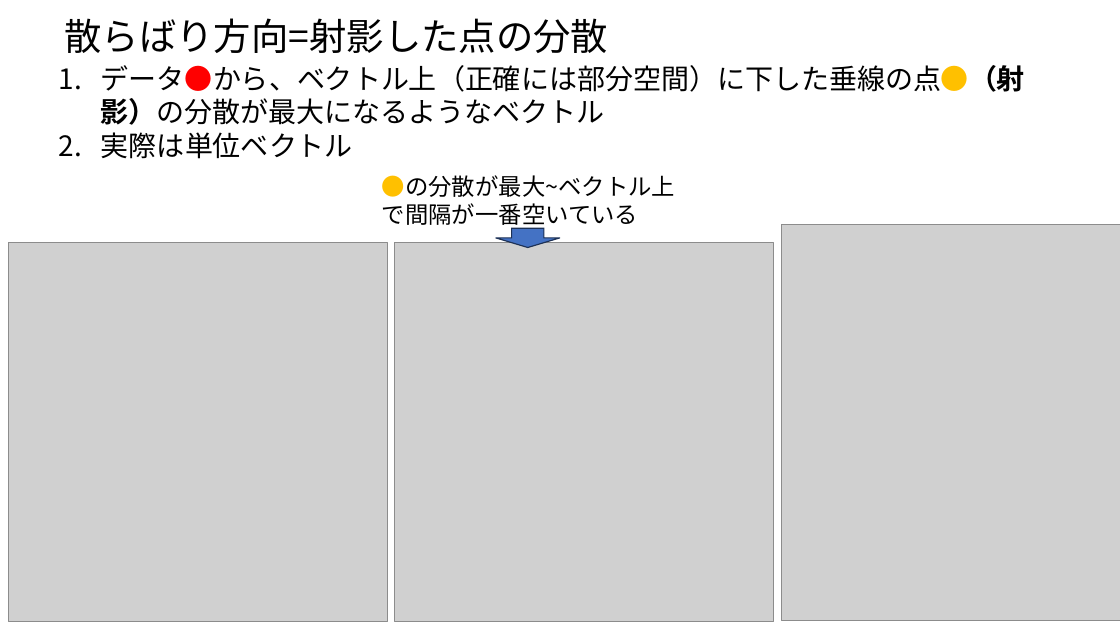
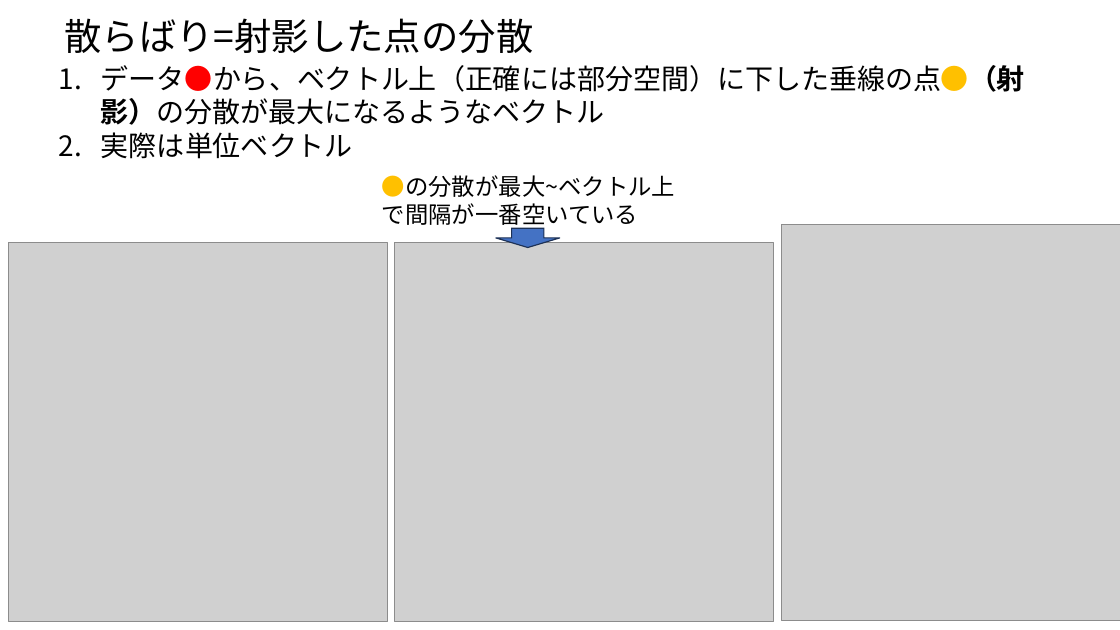
Before and after one commit to ueharaLab/NLP_7-PCA, a slide deck: slide 17 of NLP_6 PCA(BASICS)_ver2.pptx. Drawn at 1120x630 pixels with LibreOffice and Linux fonts; fonts in the diff are those of the drawing; grey boxes stand for pictures. Boxes give left, top, right and bottom in pixels: in the first picture for what was removed or moved away, otherwise in the second. Text is boxed around its words. In the diff, an @@ line names an element or a change of style, - is before the commit and + after.

```diff
--- a/NLP_6 PCA(BASICS)_ver2.pptx
+++ b/NLP_6 PCA(BASICS)_ver2.pptx
@@ text at [64,18,533,53]: text changed @@
-散らばり方向=射影した点の分散
+散らばり=射影した点の分散
```
Also in this commit, not shown: 6 other slides changed, 3 other files.
